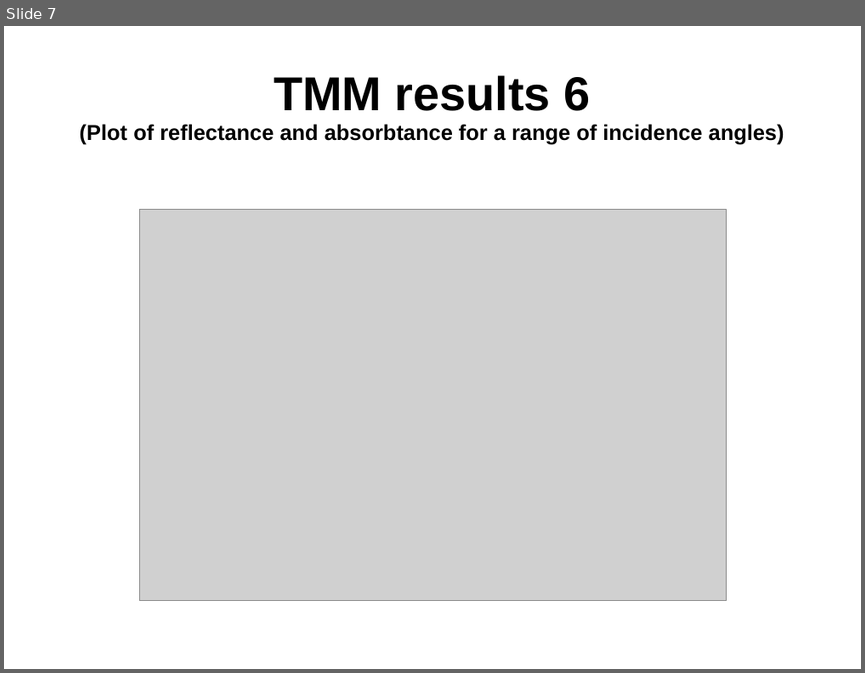
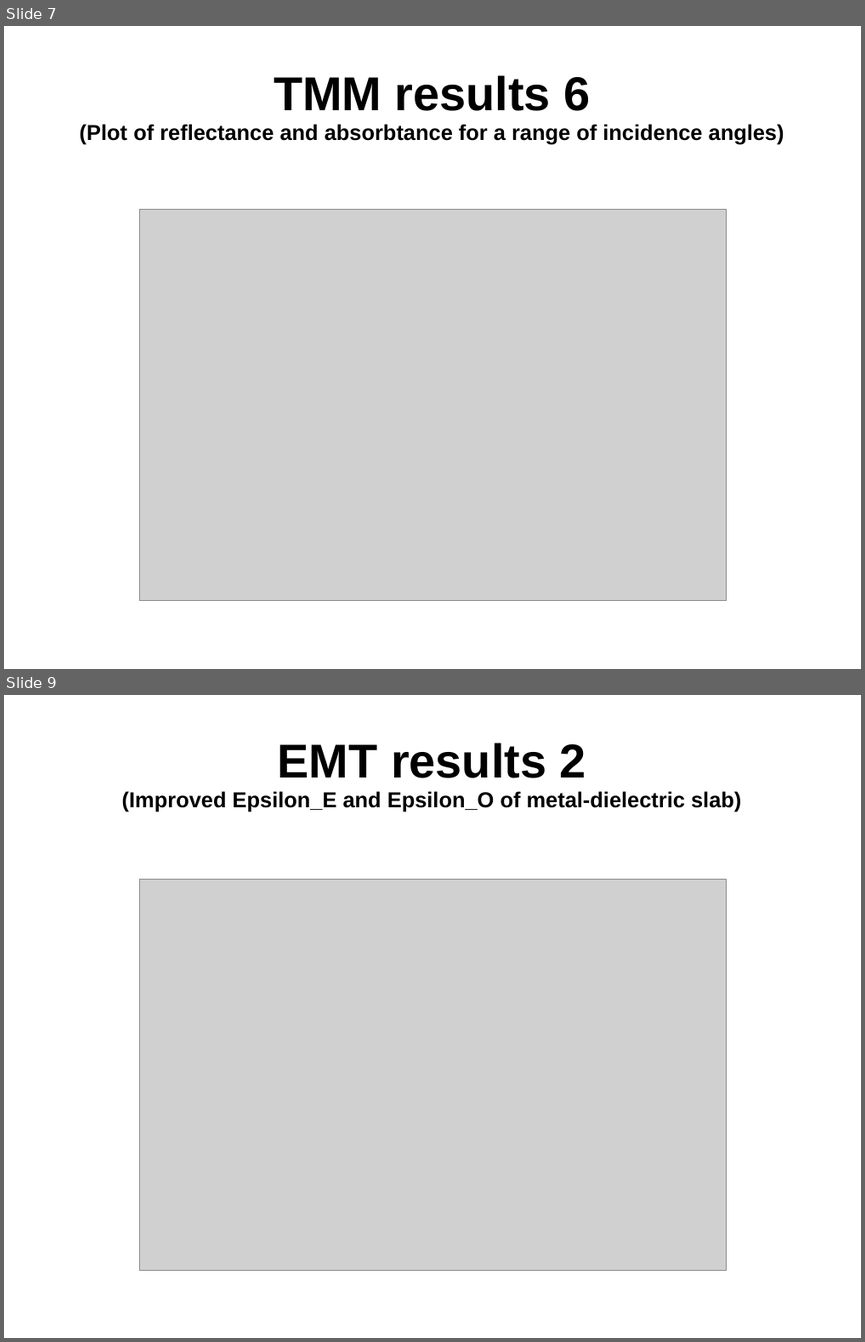
Before and after one commit to yorzh86/optics, a slide deck: presentation_draft.ppt. Shown one above the other, each under a label of ours: slide 7 before the commit, slides 7 and 9 after it; the slides between them are not shown. The pictures are 865x673 and 865x1342 pixels, drawn with LibreOffice and Linux fonts; fonts in the diff are those of the drawing; grey boxes stand for pictures; background and template pictures are left out. Boxes give left, top, right and bottom in pixels: in the first picture for what was removed or moved away, otherwise in the second. Text is boxed around its words. In the diff, an @@ line names an element or a change of style, - is before the commit and + after.

```diff
--- a/presentation_draft.ppt
+++ b/presentation_draft.ppt
@@ slide 9 added at [4,695,861,1338], background picture (left out) @@
@@ title added at [122,743,741,812], 20 pt, text #000000, bold @@
+EMT results 2
+(Improved Epsilon_E and Epsilon_O of metal-dielectric slab)
@@ picture added at [139,879,726,1270] @@
```
Also in this commit, not shown: 1 slide changed, 6 other slides added, 18 other files.
